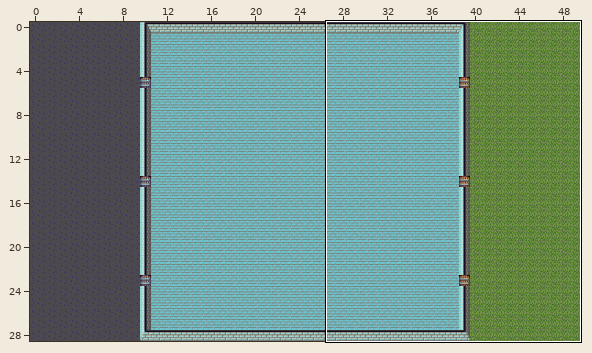
Two versions of a level (Tiled map, Resources/maps/map.tmx). Above, an overview of the earlier version with the close-up marked.
Close-up. Earlier state:
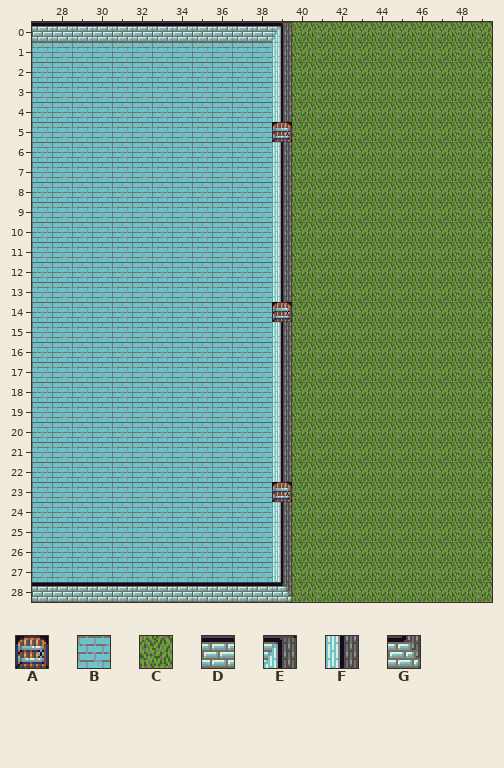
Cells are 32x32 px. Shown: x 27..49, y 0..28. The commit also changed other parts of the map, which this record leaves out.
Key: from "Door": A 0; from "Floor": B 85, C 155; from "Wall": D 61, E 62, F 80, G 102.
_ is an empty cell.
Layer "base" before, first column x 27:
 0 DDDDDDDDDDDDECCCCCCCCCC
 1 BBBBBBBBBBBBFCCCCCCCCCC
 2 BBBBBBBBBBBBFCCCCCCCCCC
 3 BBBBBBBBBBBBFCCCCCCCCCC
 4 BBBBBBBBBBBBFCCCCCCCCCC
 5 BBBBBBBBBBBBACCCCCCCCCC
 6 BBBBBBBBBBBBFCCCCCCCCCC
 7 BBBBBBBBBBBBFCCCCCCCCCC
 8 BBBBBBBBBBBBFCCCCCCCCCC
 9 BBBBBBBBBBBBFCCCCCCCCCC
10 BBBBBBBBBBBBFCCCCCCCCCC
11 BBBBBBBBBBBBFCCCCCCCCCC
12 BBBBBBBBBBBBFCCCCCCCCCC
13 BBBBBBBBBBBBFCCCCCCCCCC
14 BBBBBBBBBBBBACCCCCCCCCC
15 BBBBBBBBBBBBFCCCCCCCCCC
16 BBBBBBBBBBBBFCCCCCCCCCC
17 BBBBBBBBBBBBFCCCCCCCCCC
18 BBBBBBBBBBBBFCCCCCCCCCC
19 BBBBBBBBBBBBFCCCCCCCCCC
20 BBBBBBBBBBBBFCCCCCCCCCC
21 BBBBBBBBBBBBFCCCCCCCCCC
22 BBBBBBBBBBBBFCCCCCCCCCC
23 BBBBBBBBBBBBACCCCCCCCCC
24 BBBBBBBBBBBBFCCCCCCCCCC
25 BBBBBBBBBBBBFCCCCCCCCCC
26 BBBBBBBBBBBBFCCCCCCCCCC
27 BBBBBBBBBBBBFCCCCCCCCCC
28 DDDDDDDDDDDDGCCCCCCCCCC
Now the later version:
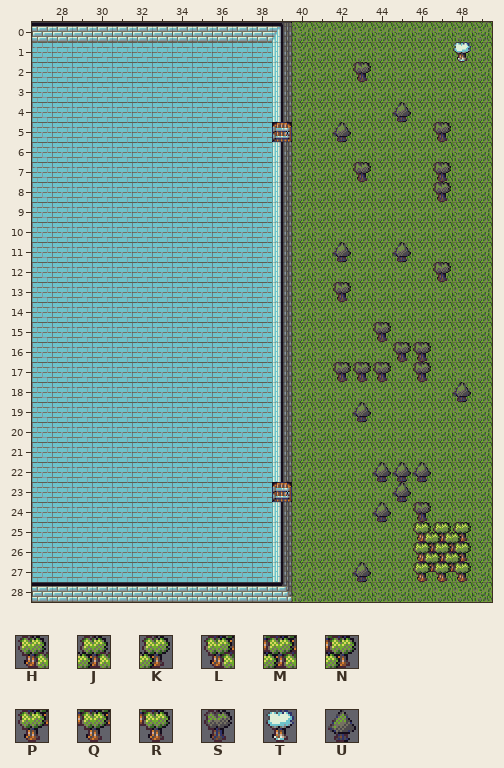
Further tiles: from "Tree": H 36, J 37, K 38, L 48, M 49, N 50, P 60, Q 61, R 62, S 75, T 111, U 219.
Tiles of an added or newly shown layer are drawn over the layers below it.
Commit: Added some resource collection 🌳
What changed:
Changed rows in their new state; . is an unchanged cell.
Layer "base":
first column x 39:
14 F
Layer "resources" (added):
first column x 42:
 1 ......T
 2 .S.....
 4 ...U...
 5 U....S.
 7 .S...S.
 8 .....S.
11 U..U...
12 .....S.
13 S......
15 ..S....
16 ...SS..
17 SSS.S..
18 ......U
19 .U.....
22 ..UUU..
23 ...U...
24 ..U.S..
25 ....HJK
26 ....LMN
27 .U..PQR
